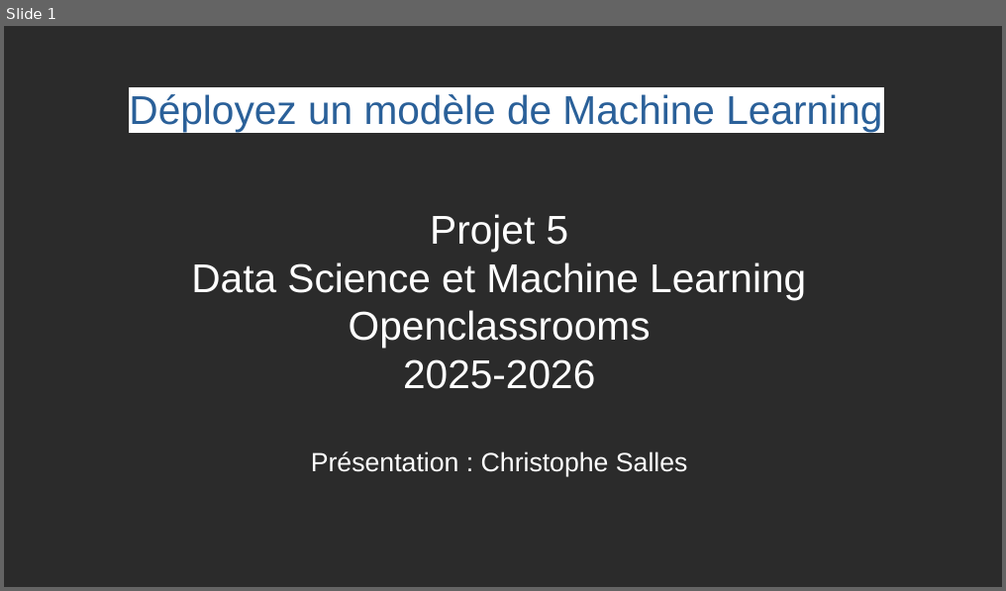
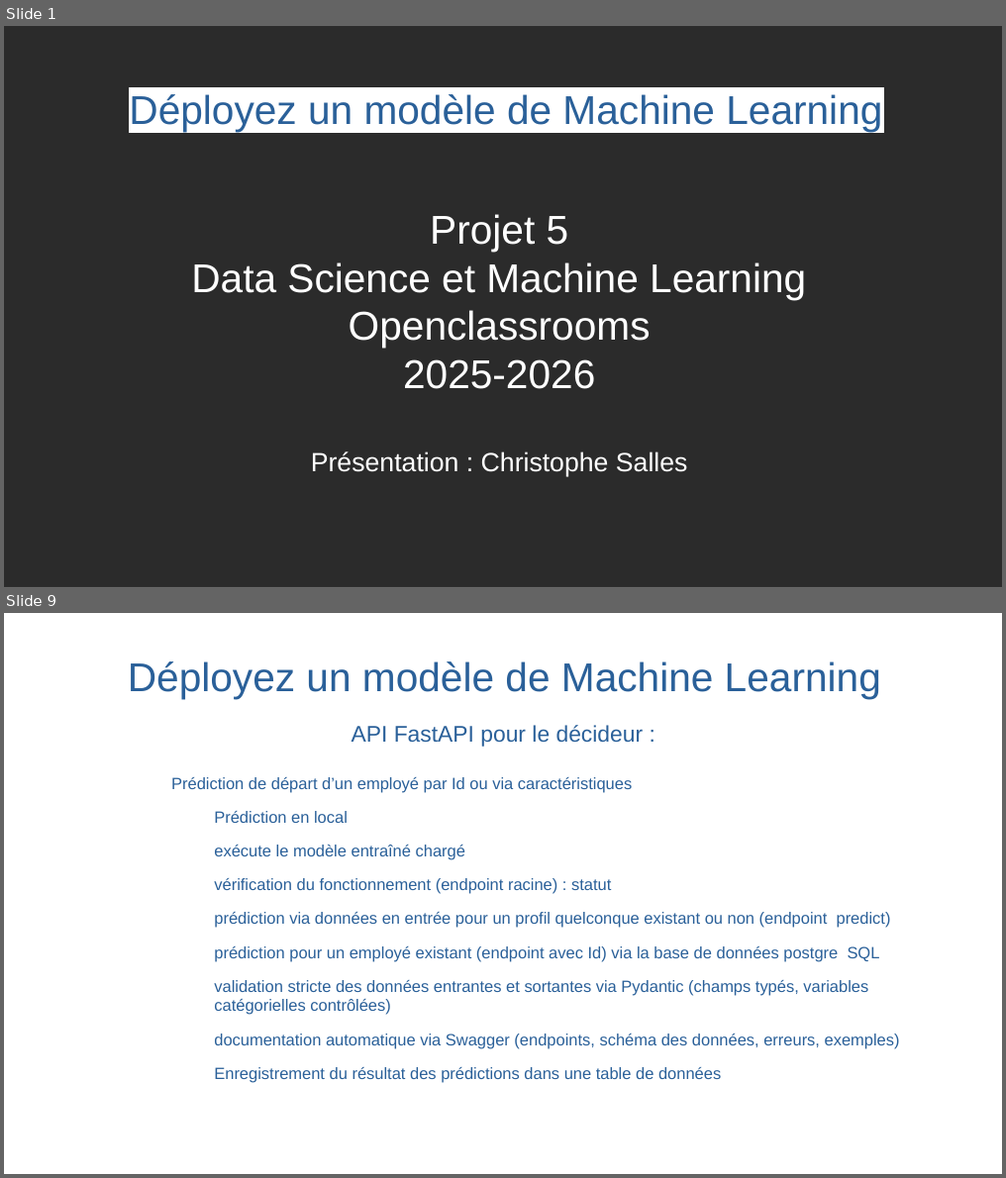
Before and after one commit to christophesallessacareau-boop/Deployez_un_modele_de_ML, a slide deck: Salles_Christophe_5_presentation_122025.odp. Shown one above the other, each under a label of ours: slide 1 before the commit, slides 1 and 9 after it; the slides between them are not shown. The pictures are 1006x591 and 1006x1178 pixels, drawn with LibreOffice and Linux fonts; fonts in the diff are those of the drawing; background and template pictures are left out; a plain dark background stands for a picture behind light text. Boxes give left, top, right and bottom in pixels: in the first picture for what was removed or moved away, otherwise in the second. Text is boxed around its words. In the diff, an @@ line names an element or a change of style, - is before the commit and + after.

```diff
--- a/Salles_Christophe_5_presentation_122025.odp
+++ b/Salles_Christophe_5_presentation_122025.odp
@@ slide 9 added at (x1=4, y1=613, x2=1002, y2=1174), background picture (left out) @@
@@ title added at (x1=128, y1=662, x2=881, y2=698), 32 pt, text #2A6099 @@
+Déployez un modèle de Machine Learning
@@ title added at (x1=351, y1=725, x2=644, y2=747), 18 pt, text #2A6099 @@
+API FastAPI pour le décideur :
@@ text added at (x1=171, y1=777, x2=900, y2=1082), 12.9 pt, text #2A6099 @@
+● Prédiction de départ d’un employé par Id ou via caractéristiques
+  − Prédiction en local
+  − exécute le modèle entraîné chargé
+  − vérification du fonctionnement (endpoint racine) : statut
+  − prédiction via données en entrée pour un profil quelconque existant ou non (endpoint predict)
+  − prédiction pour un employé existant (endpoint avec Id) via la base de données postgre SQL
+  − validation stricte des données entrantes et sortantes via Pydantic (champs typés, variables catégorielles contrôlées)
+  − documentation automatique via Swagger (endpoints, schéma des données, erreurs, exemples)
+  − Enregistrement du résultat des prédictions dans une table de données
```
Also in this commit, not shown: 6 slides changed, 1 other slide added, 7 slides removed, 6 other files.
